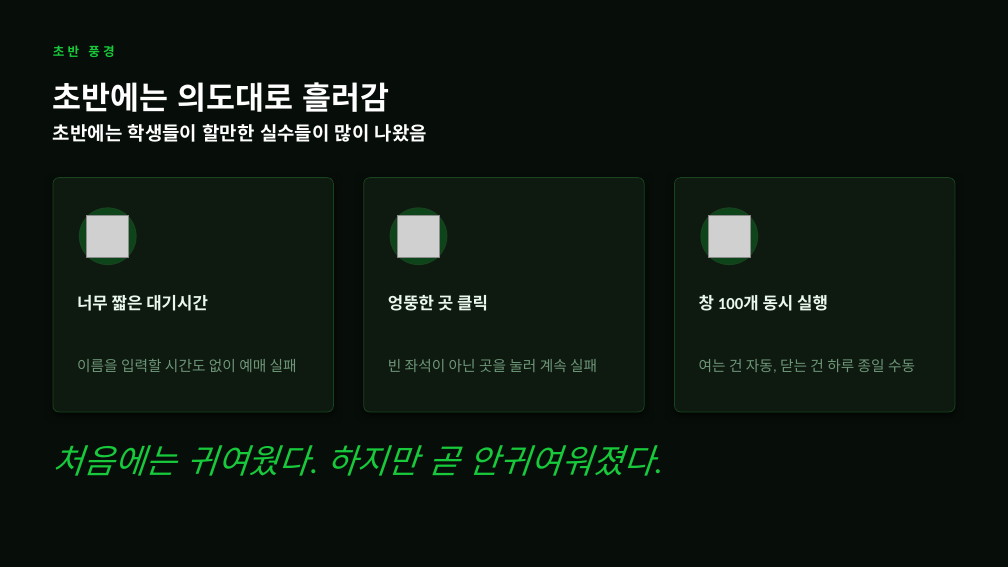
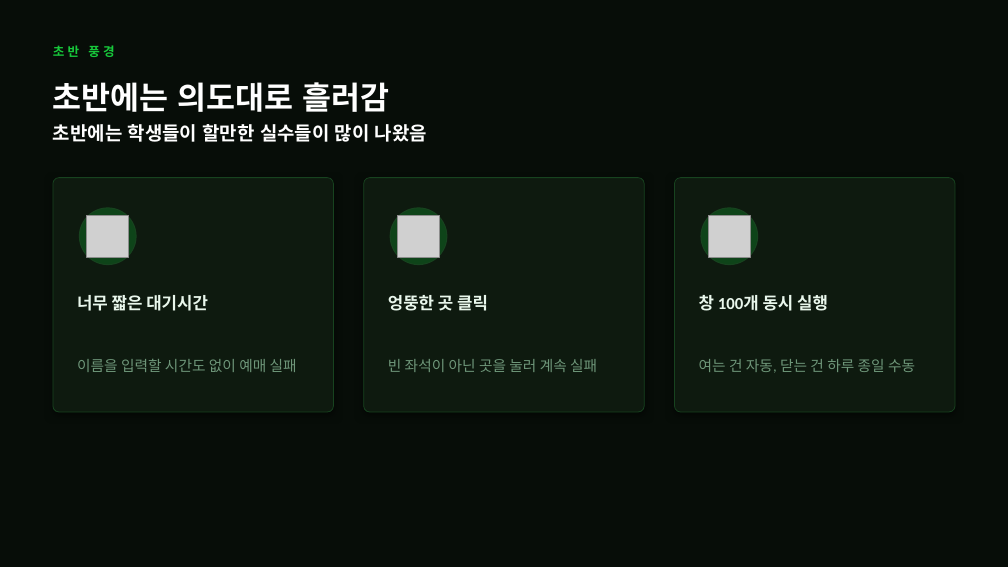
Before and after one commit to shk-cell/Macro_Classroom, a slide deck: slide 6 of AI기반 바이브코딩 시대의 교사역할과 교수학습설계.pptx (slide 7 before the commit). Drawn at 1008x567 pixels with LibreOffice and Linux fonts; fonts in the diff are those of the drawing; grey boxes stand for pictures. Boxes give left, top, right and bottom in pixels: in the first picture for what was removed or moved away, otherwise in the second. Text is boxed around its words. In the diff, an @@ line names an element or a change of style, - is before the commit and + after.

```diff
--- a/AI기반 바이브코딩 시대의 교사역할과 교수학습설계.pptx
+++ b/AI기반 바이브코딩 시대의 교사역할과 교수학습설계.pptx
@@ text removed at <box>53,445,654,476</box> @@
-처음에는 귀여웠다. 하지만 곧 안귀여워졌다.
```
Also in this commit, not shown: 1 other slide changed, 1 slide removed.
